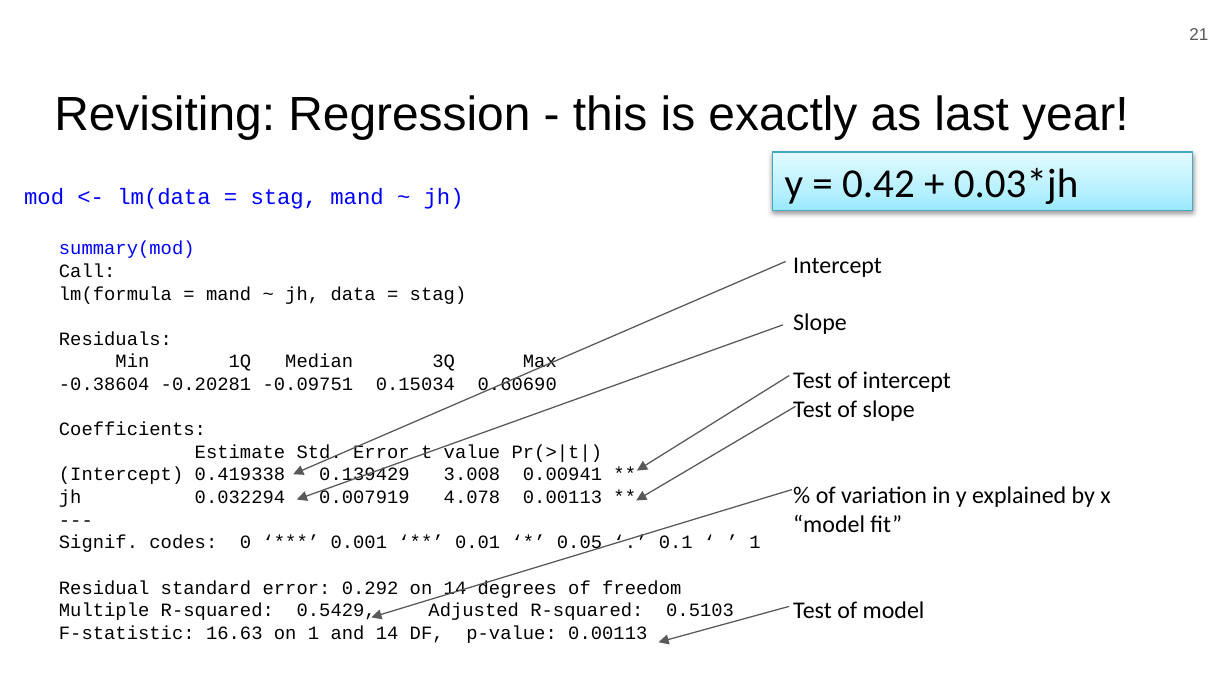
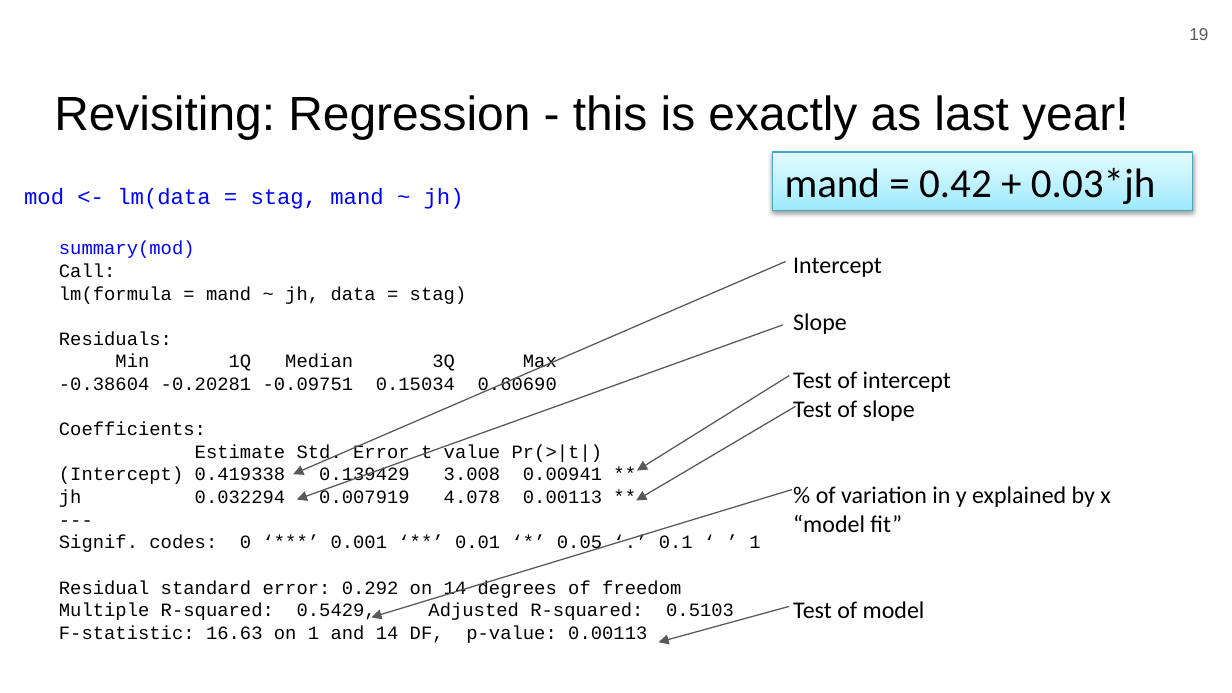
Before and after one commit to 3mmaRand/58I_quant_and_comp_2019, a slide deck: slide 19 of slides/introduction_2019.pptx (slide 21 before the commit). Drawn at 1232x693 pixels with LibreOffice and Linux fonts; fonts in the diff are those of the drawing; background and template pictures are left out. Boxes give left, top, right and bottom in pixels: in the first picture for what was removed or moved away, otherwise in the second. Text is boxed around its words. In the diff, an @@ line names an element or a change of style, - is before the commit and + after.

```diff
--- a/slides/introduction_2019.pptx
+++ b/slides/introduction_2019.pptx
@@ page number at [1189, 28, 1208, 40]: text changed @@
-21
+19
@@ text in rectangle at [785, 167, 1156, 204]: text changed @@
-y = 0.42 + 0.03*jh
+mand = 0.42 + 0.03*jh
```
Also in this commit, not shown: 8 other slides changed, 2 slides removed, 3 other files.
